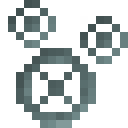
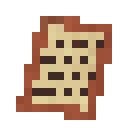
Layer changes from the first 128px x 128px image to the second:
added layer "combat_order" above "steel_ingot" over (x1=16, y1=16, x2=112, y2=120)
hid "steel_gear" over (x1=8, y1=0, x2=128, y2=128)
